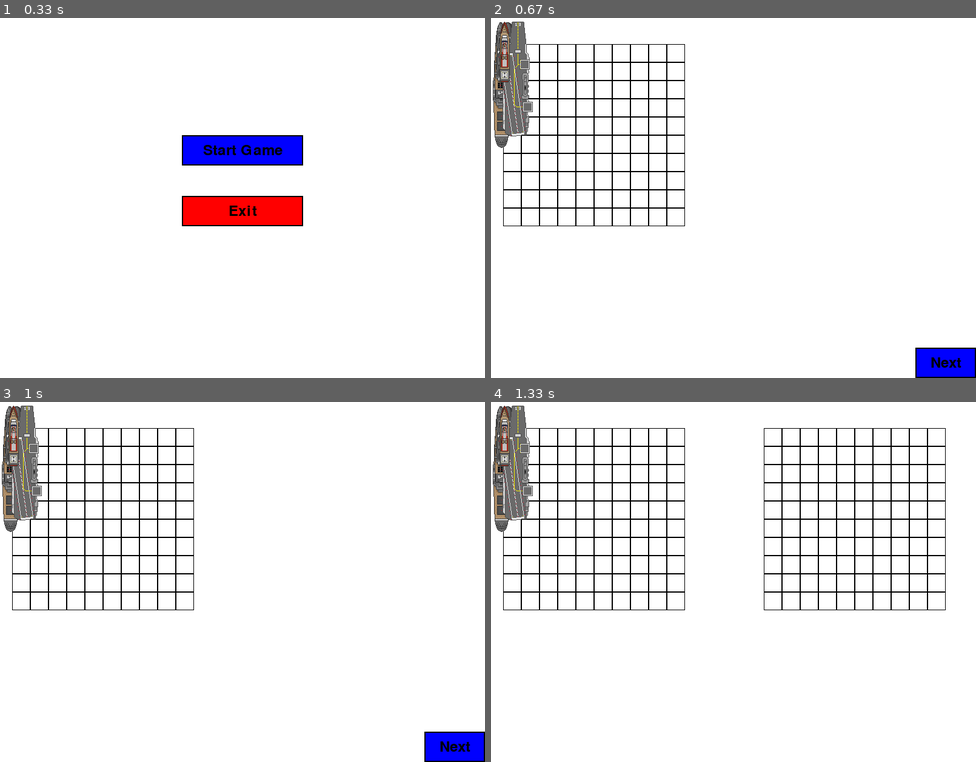
Above: before the commit, frames 1-4 (two rows, left to right).
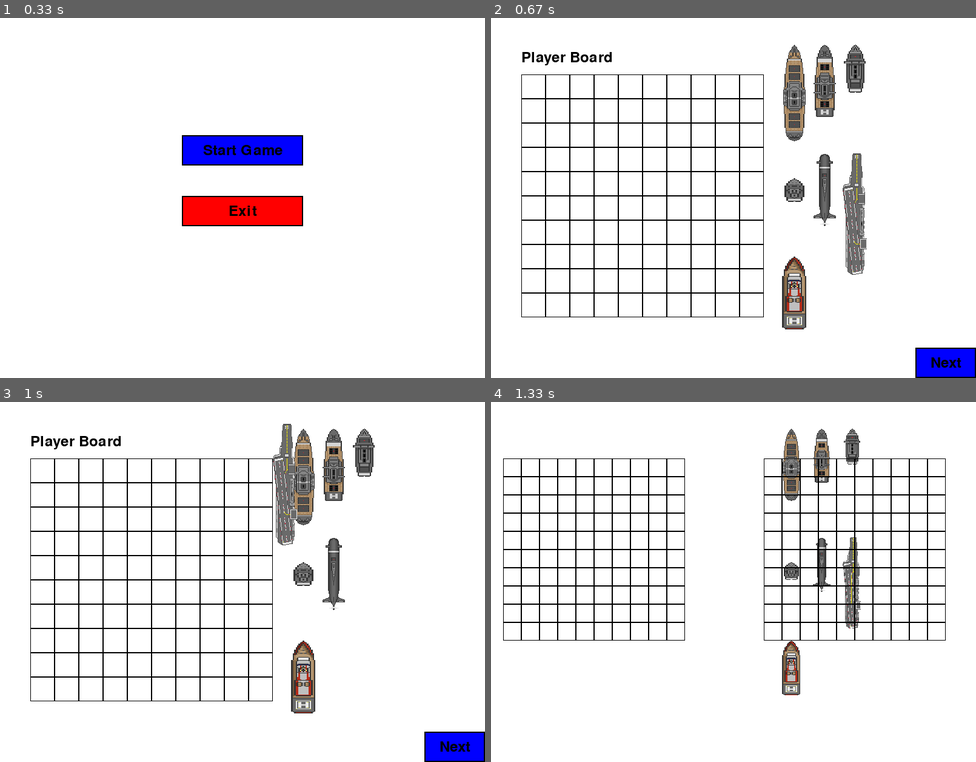
Above: after the commit, the same moments.

Repository: alemtz16/pygame_battleship
Game: pygame game, started from main.py
Two runs of this game, one before a commit and one after it. Both use one fixed random seed, a clock stepped at 60 frames per second and the inputs below.
Inputs (mouse positions are in pixels of both pictures, inside the frame that each line leads up to):
- Up to frame 1 (0.33 s): no input
- Up to frame 2 (0.67 s): press the mouse at (733, 151) at 0.37 s; move the mouse to (791, 169) at 0.47 s; release the mouse at (845, 187) at 0.6 s
- Up to frame 3 (1 s): press the mouse at (363, 596) at 0.7 s; move the mouse to (324, 542) at 0.8 s; release the mouse at (286, 484) at 0.93 s
- Up to frame 4 (1.33 s): press the mouse at (946, 747) at 1.03 s; move the mouse to (854, 621) at 1.13 s; release the mouse at (767, 495) at 1.27 s

Frame 1 is identical in both runs. In frame 2, 12% of the frame differs, in the area x 0-78%, y 1-87%; in frame 3, 12%; in frame 4, 9.9%.

Commit message:
ya se pueden voltear de orientacion

Diff:
--- a/board.py
+++ b/board.py
@@ -1,6 +1,6 @@
 import pygame
 import logging
-from settings import CELL_SIZE, BLACK
+from settings import CELL_SIZE, CELL_SIZE2, BLACK
 
 class Board:
     def __init__(self, size, show_ships=True):
@@ -14,8 +14,12 @@
         self.ships.append(ship)
         logging.debug(f"Ship {ship.name} added to the board at {ship.rect.topleft}.")
 
-    def draw(self, screen, cell_size, offset=(0, 0)):
+    def draw(self, screen, cell_size, offset=(0, 0), title=""):
         logging.debug("Starting to draw the board.")
+        font = pygame.font.Font(None, 36)
+        title_surface = font.render(title, True, BLACK)
+        screen.blit(title_surface, (offset[0], offset[1] - 40))
+
         for y in range(self.size):
             for x in range(self.size):
                 rect = pygame.Rect(offset[0] + x * cell_size, offset[1] + y * cell_size, cell_size, cell_size)
--- a/fleet_config.py
+++ b/fleet_config.py
@@ -2,50 +2,50 @@
     'battleship': {
         'name': 'battleship',
         'image_path': 'assets/images/battleship.png',
-        'position': (2, 13),
-        'orientation': 'vertical',
+         'position': (480, 50),
+        'orientation': 'horizontal',
         'size': 4
     },
     'cruiser': {
         'name': 'cruiser',
         'image_path': 'assets/images/cruiser.png',
-        'position': (4, 13),
-        'orientation': 'vertical',
+        'position': (530, 50),
+        'orientation': 'horizontal',
         'size': 3
     },
     'destroyer': {
         'name': 'destroyer',
         'image_path': 'assets/images/destroyer.png',
-        'position': (6, 13),
-        'orientation': 'vertical',
+        'position': (580, 50),
+        'orientation': 'horizontal',
         'size': 2
     },
     'patrol boat': {
         'name': 'patrol boat',
         'image_path': 'assets/images/patrol boat.png',
-        'position': (8, 13),
-        'orientation': 'vertical',
+        'position': (480, 270),
+        'orientation': 'horizontal',
         'size': 1
     },
     'submarine': {
         'name': 'submarine',
         'image_path': 'assets/images/submarine.png',
-        'position': (10, 13),
-        'orientation': 'vertical',
+        'position': (530, 230),
+        'orientation': 'horizontal',
         'size': 3
     },
     'carrier': {
         'name': 'carrier',
         'image_path': 'assets/images/carrier.png',
-        'position': (12,13),  # This seems like an unusually high coordinate, consider checking it
-        'orientation': 'vertical',
+        'position': (580, 230),  # This seems like an unusually high coordinate, consider checking it
+        'orientation': 'horizontal',
         'size': 5
     },
     'rescue ship': {
         'name': 'rescue ship',
         'image_path': 'assets/images/rescue ship.png',
-        'position': (14,13),  # This position also seems unusually high, verify this
-        'orientation': 'vertical',
+         'position': (480,400), # This position also seems unusually high, verify this
+        'orientation': 'horizontal',
         'size': 3
     }
 }
--- a/gui_helpers.py
+++ b/gui_helpers.py
@@ -47,10 +47,10 @@
 
     if event.type == pygame.MOUSEBUTTONDOWN and not dragging_ship:
         ship_rect = pygame.Rect(
-            ship.start_position[0] * CELL_SIZE,
-            ship.start_position[1] * CELL_SIZE,
-            ship.size * CELL_SIZE if ship.orientation == 'horizontal' else CELL_SIZE,
-            ship.size * CELL_SIZE if ship.orientation == 'vertical' else CELL_SIZE
+            ship.start_position[0] * CELL_SIZE2,
+            ship.start_position[1] * CELL_SIZE2,
+            ship.size * CELL_SIZE2 if ship.orientation == 'horizontal' else CELL_SIZE2,
+            ship.size * CELL_SIZE2 if ship.orientation == 'vertical' else CELL_SIZE2
         )
         if ship_rect.collidepoint(mouse_pos):
             dragging_ship = ship
--- a/main.py
+++ b/main.py
@@ -45,32 +45,40 @@
         if event.type == pygame.QUIT:
             running = False
 
+    screen.fill(WHITE)  # Clear the screen before drawing
+
     if game_state == 'MENU':
         menu_action = menu.handle_events(events)  # Pass the events to the menu for processing
         if menu_action == 'start_game':
             game_state = 'SETUP'
             logging.debug("Transitioning to SETUP state.")
+            for ship in ships:
+                ship.update_image(CELL_SIZE2)
         elif menu_action == 'exit':
             running = False
-
-    screen.fill(WHITE)  # Clear the screen before drawing
 
     if game_state == 'MENU':
         menu.draw()
     elif game_state == 'SETUP':
-        player_board.draw(screen, CELL_SIZE, offset=(20, 50))  # Draw the player board
+        player_board.draw(screen, CELL_SIZE2, offset=(50, 100), title="Player Board")  # Draw the player board
         for ship in player_board.ships:
             ship.draw(screen)
             for event in events:
-                ship.handle_mouse_event(event)
+                for ship in ships:
+                    ship.handle_mouse_event(event,ships)
+                for ship in ships:
+                    if ship.selected:
+                        ship.handle_keyboard_event(event)
 
         if draw_button(screen, "Next", next_button, BLUE, RED, pygame.font.Font(None, 36)) and pygame.mouse.get_pressed()[0]:
             game_state = 'GAME'
             logging.debug("Transitioning to GAME state.")
+            for ship in ships:
+                ship.update_image(CELL_SIZE)
 
     elif game_state == 'GAME':
-        player_board.draw(screen, CELL_SIZE, offset=(20, 50))  # Draw the player board in game state
-        computer_board.draw(screen, CELL_SIZE, offset=(450, 50))  # Draw the computer board in game state
+        player_board.draw(screen, CELL_SIZE, offset=(20, 100))  # Draw the player board in game state
+        computer_board.draw(screen, CELL_SIZE, offset=(450, 100))  # Draw the computer board in game state
         # Additional game logic here
 
     pygame.display.flip()
--- a/settings.py
+++ b/settings.py
@@ -2,6 +2,7 @@
 
 
 CELL_SIZE = 30
+CELL_SIZE2 = 40
 WINDOW_WIDTH = 800
 WINDOW_HEIGHT = 600
 WINDOW_SIZE = (WINDOW_WIDTH, WINDOW_HEIGHT)
--- a/ship.py
+++ b/ship.py
@@ -1,33 +1,60 @@
 import pygame
 import logging
+from settings import CELL_SIZE, CELL_SIZE2
 
 class Ship:
     def __init__(self, name, size, orientation, start_position, image_path):
         self.name = name
         self.size = size
+        self.selected= False
         self.orientation = orientation
+        self.image_path = image_path
+        self.start_position = start_position
         self.image = pygame.image.load(image_path)
         self.rect = self.image.get_rect(topleft=start_position)
         self.dragging = False
+        self.update_image(CELL_SIZE2)
         logging.debug(f"Image loaded for {name} from {image_path}")
+
+    def update_image(self, cell_size):
+        width = cell_size if self.orientation == 'horizontal' else cell_size * self.size
+        height = cell_size * self.size if self.orientation == 'horizontal' else cell_size
+        original_image = pygame.image.load(self.image_path)
+        if self.orientation == 'vertical':
+            original_image = pygame.transform.rotate(original_image, -90)  # Rotate the image by -90 degrees for vertical orientation
+        self.image = pygame.transform.scale(original_image, (width, height))
+        self.rect = self.image.get_rect(topleft=self.start_position)
 
     def draw(self, screen):
         screen.blit(self.image, self.rect)
         logging.debug(f"Drawing ship {self.name} at {self.rect.topleft}")
 
-    def handle_mouse_event(self, event):
+    def handle_mouse_event(self, event, ships):
         if event.type == pygame.MOUSEBUTTONDOWN:
             if self.rect.collidepoint(event.pos):
                 self.dragging = True
+                self.selected = True
                 self.mouse_offset = pygame.Vector2(self.rect.topleft) - event.pos
                 logging.debug(f"{self.name} selected for dragging")
+                for ship in ships:
+                    if ship != self:
+                        ship.selected = False
+
 
         elif event.type == pygame.MOUSEBUTTONUP:
             if self.dragging:
                 self.dragging = False
                 logging.debug(f"{self.name} dropped at {self.rect.topleft}")
 
+
         elif event.type == pygame.MOUSEMOTION:
             if self.dragging:
                 self.rect.topleft = event.pos + self.mouse_offset
                 logging.debug(f"{self.name} moved to {self.rect.topleft}")
+
+    def handle_keyboard_event(self, event):
+        if event.type == pygame.KEYDOWN:
+            if event.key == pygame.K_UP or event.key == pygame.K_DOWN:
+                # Flip the orientation of the ship vertically
+                self.orientation = 'vertical' if self.orientation == 'horizontal' else 'horizontal'
+                self.update_image(CELL_SIZE2 if self.orientation == 'horizontal' else CELL_SIZE2)
